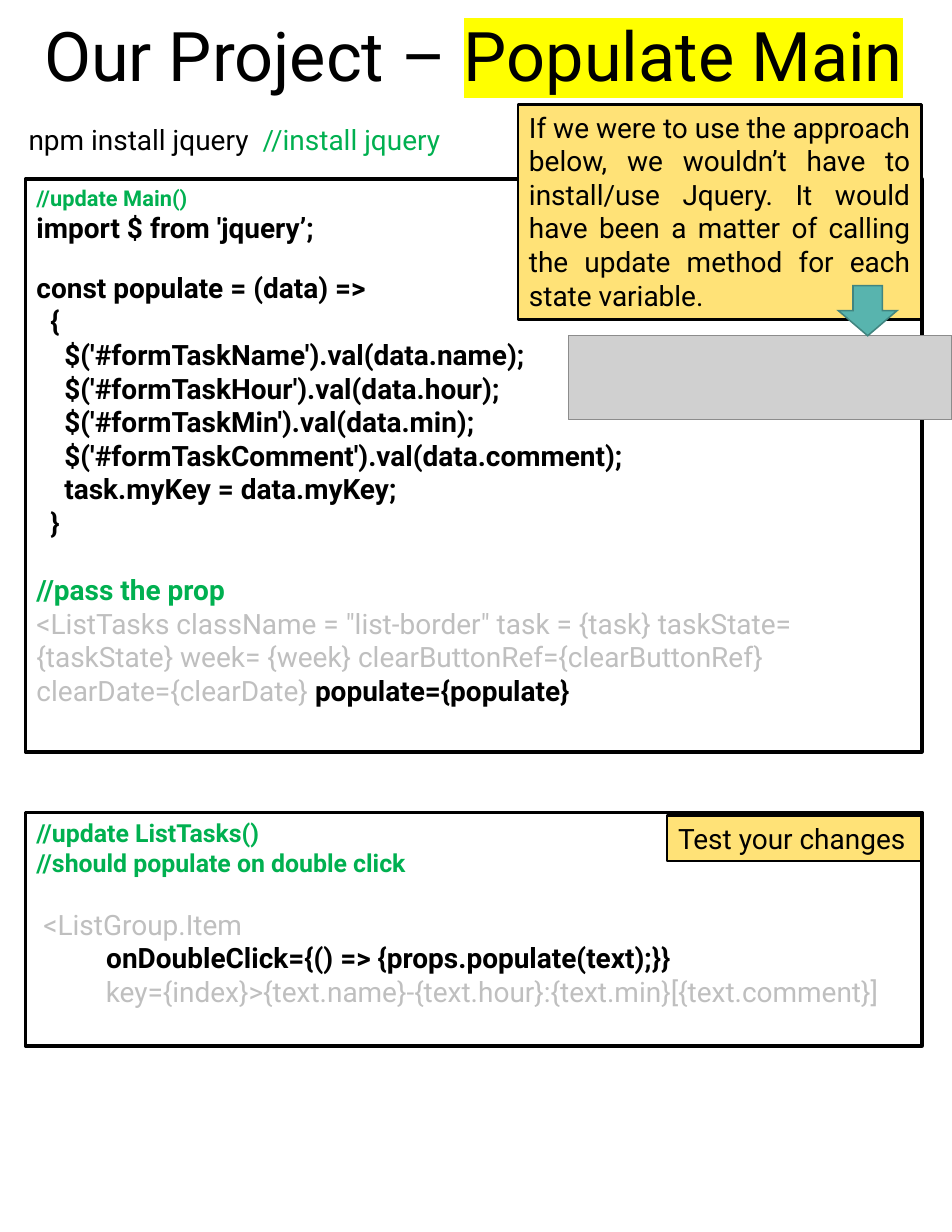
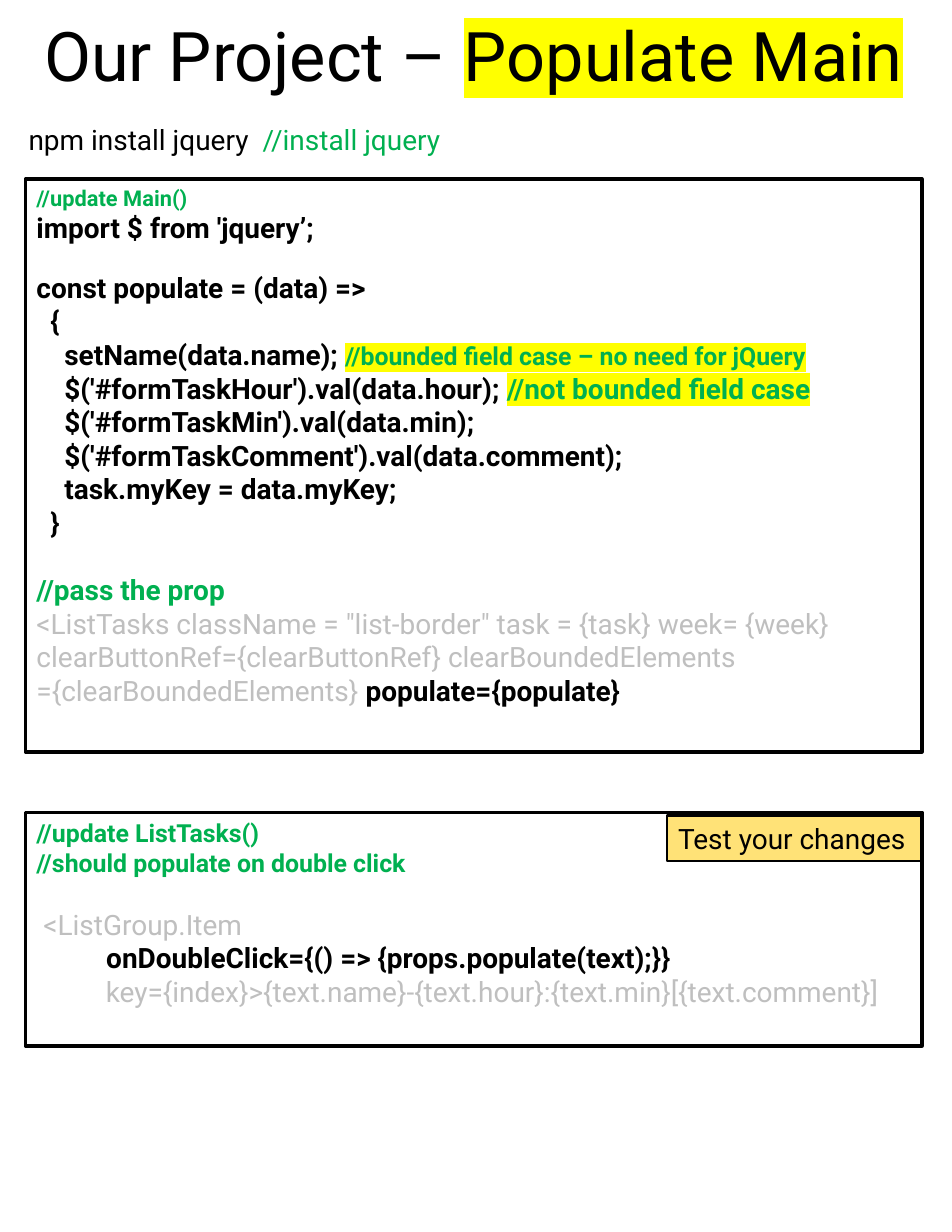
Before and after one commit to scorpion0511/mytracker, a slide deck: slide 57 of doc/React.pptx. Drawn at 952x1232 pixels with LibreOffice and Linux fonts; fonts in the diff are those of the drawing; grey boxes stand for pictures. Boxes give left, top, right and bottom in pixels: in the first picture for what was removed or moved away, otherwise in the second. Text is boxed around its words. In the diff, an @@ line names an element or a change of style, - is before the commit and + after.

```diff
--- a/doc/React.pptx
+++ b/doc/React.pptx
@@ rectangle removed at box(517, 104, 921, 319) @@
-If we were to use the approach below, we wouldn’t have to install/use Jquery. It would have been a matter of calling the update method for each state variable.
@@ down arrow removed at box(839, 286, 897, 336) @@
@@ text in rectangle at box(64, 343, 810, 405): text changed; text colour #000000 to #00B050 @@
-$('#formTaskName').val(data.name);
-$('#formTaskHour').val(data.hour);
+setName(data.name); //bounded field case – no need for jQuery
+$('#formTaskHour').val(data.hour); //not bounded field case
@@ picture removed at box(569, 336, 952, 420) @@
@@ text in rectangle at box(36, 612, 829, 707): text changed @@
-<ListTasks className = "list-border" task = {task} taskState= {taskState} week= {week} clearButtonRef={clearButtonRef} clearDate={clearDate} populate={populate}
+<ListTasks className = "list-border" task = {task} week= {week} clearButtonRef={clearButtonRef} clearBoundedElements ={clearBoundedElements} populate={populate}
```
Also in this commit, not shown: 21 other slides changed, 4 slides added.
